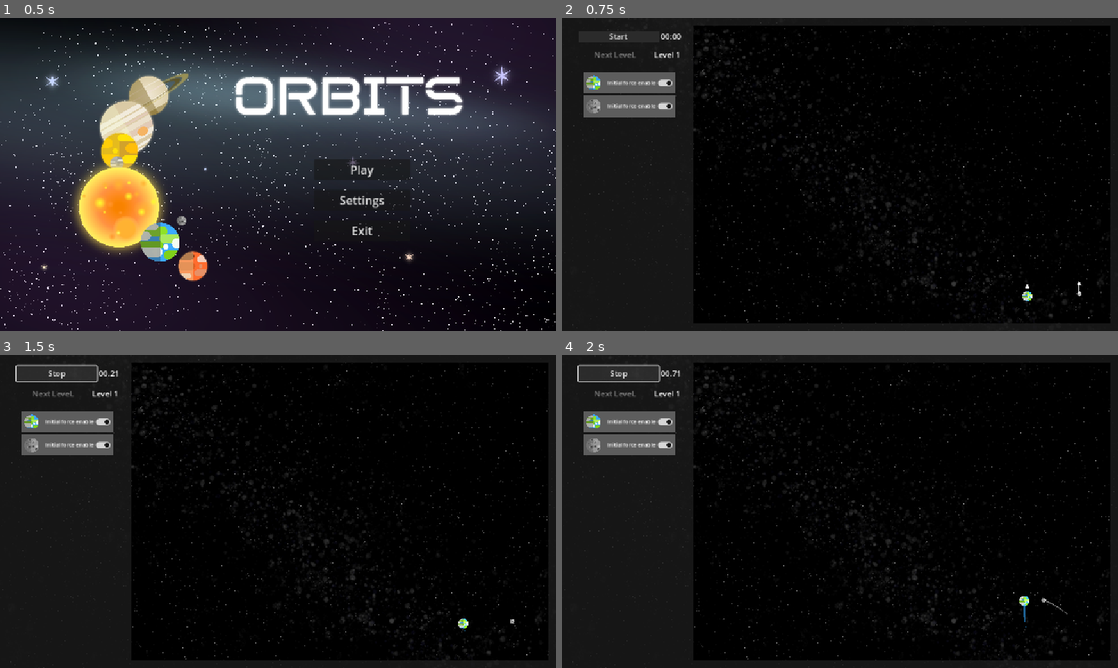
Above: before the commit, frames 1-4 (two rows, left to right).
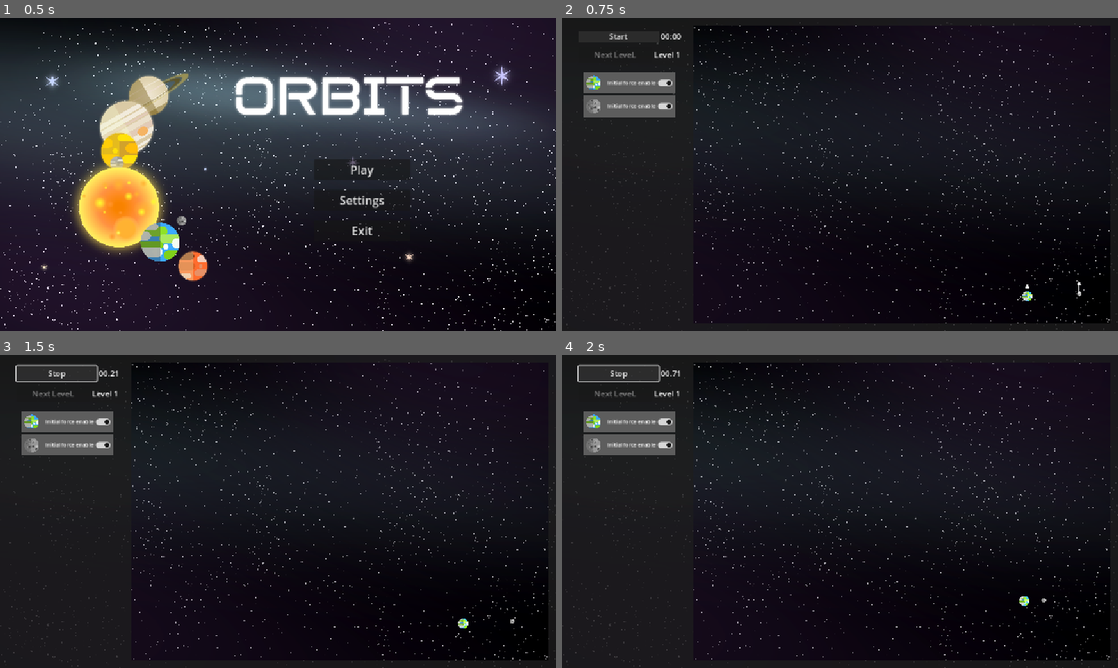
Above: after the commit, the same moments.

Repository: Ahmed-Dardouri/GMTK_prototype_orbits
Game: Godot game, scene res://scenes/main.tscn
Two runs of this game, one before a commit and one after it. Both use one fixed random seed, a clock stepped at 60 frames per second and the inputs below.
Inputs:
- Up to frame 1 (0.5 s): no input
- Up to frame 2 (0.75 s): click "Play" at 0.5 s
- Up to frame 3 (1.5 s): click "Start" at 1.25 s
- Up to frame 4 (2 s): no input

Frame 1 is identical in both runs. In frame 2, 35% of the frame differs, in the area x 0-100%, y 1-100%; in frame 3, 35%; in frame 4, 35%.

Commit message:
updated gameplay bg

Diff:
--- a/scenes/game.tscn
+++ b/scenes/game.tscn
@@ -2,7 +2,7 @@
 
 [ext_resource type="Script" uid="uid://bh5gta28e0jtv" path="res://scripts/game.gd" id="1_lbhrr"]
 [ext_resource type="PackedScene" uid="uid://24polbbpucqr" path="res://scenes/god.tscn" id="1_uwrxv"]
-[ext_resource type="Texture2D" uid="uid://07vqoou0dslv" path="res://sprites/milkyway.png" id="2_trtic"]
+[ext_resource type="Texture2D" uid="uid://bjtnh52vn2bc6" path="res://sprites/gameplay_bg.png" id="2_ir15t"]
 [ext_resource type="PackedScene" uid="uid://c06jwjeyv0hph" path="res://scenes/ui.tscn" id="2_yqjtg"]
 [ext_resource type="PackedScene" uid="uid://c1nj17se20hhx" path="res://scenes/sandbox.tscn" id="3_lnu2h"]
 [ext_resource type="PackedScene" uid="uid://cc7y8lj4rpjev" path="res://scenes/celestialBody.tscn" id="5_u5sy4"]
@@ -27,11 +27,10 @@
 [node name="Game" type="Node2D"]
 script = ExtResource("1_lbhrr")
 
-[node name="Milkyway" type="Sprite2D" parent="."]
-z_index = -500
-position = Vector2(577.44, 308.4)
-scale = Vector2(0.36, 0.36)
-texture = ExtResource("2_trtic")
+[node name="GameplayBg" type="Sprite2D" parent="."]
+position = Vector2(576, 324)
+scale = Vector2(0.25, 0.25)
+texture = ExtResource("2_ir15t")
 
 [node name="sandbox" parent="." instance=ExtResource("3_lnu2h")]
 unique_name_in_owner = true
Binary file added: sprites/gameplay_bg.png
Not shown, added: sprites/gameplay_bg.png.import
